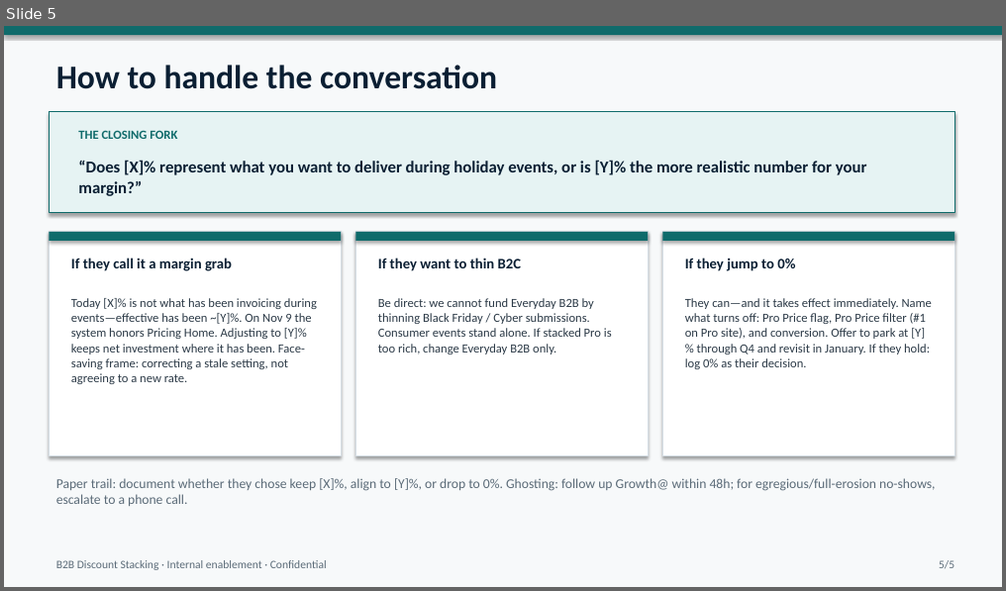
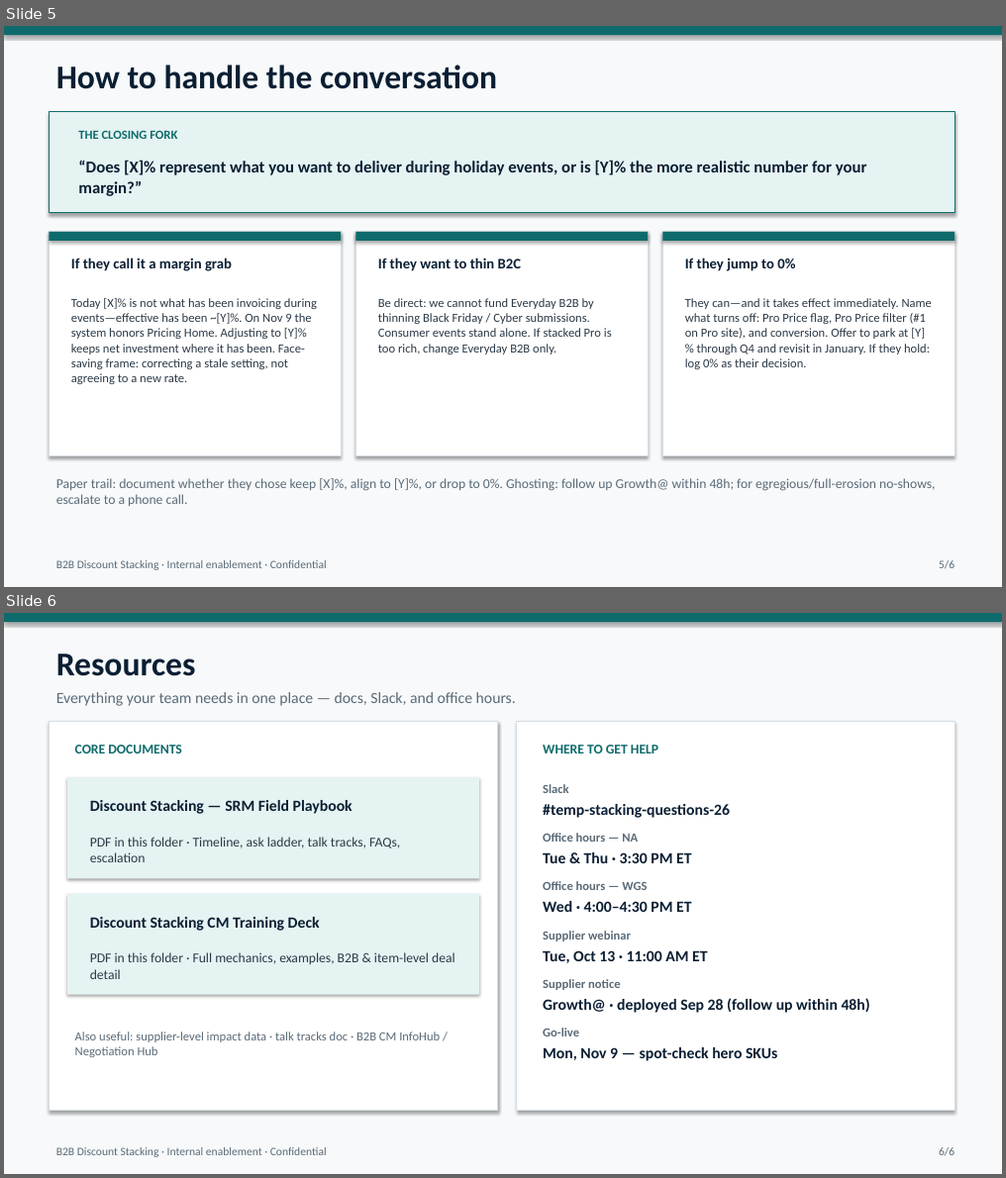
Before and after one commit to bhannigan-cpu/N8N-Workflows, a slide deck: discount-stacking-enablement/B2B_Discount_Stacking_Team_Enablement.pptx. Shown one above the other, each under a label of ours: slide 5 before the commit, slides 5 and 6 after it. The pictures are 1006x591 and 1006x1178 pixels, drawn with LibreOffice and Linux fonts; fonts in the diff are those of the drawing. Boxes give left, top, right and bottom in pixels: in the first picture for what was removed or moved away, otherwise in the second. Text is boxed around its words. In the diff, an @@ line names an element or a change of style, - is before the commit and + after.

```diff
--- a/discount-stacking-enablement/B2B_Discount_Stacking_Team_Enablement.pptx
+++ b/discount-stacking-enablement/B2B_Discount_Stacking_Team_Enablement.pptx
@@ slide 6 added at (x1=4, y1=613, x2=1002, y2=1174), background #FFFFFF @@
@@ rectangle added at (x1=4, y1=613, x2=1002, y2=1174), fill #F7F9FA @@
@@ rectangle added at (x1=4, y1=613, x2=1002, y2=622), fill #0F6B6B @@
@@ text added at (x1=56, y1=654, x2=196, y2=676), 32 pt, text #0B1F33, bold @@
+Resources
@@ text added at (x1=56, y1=692, x2=516, y2=706), 15 pt, text #5B6B78 @@
+Everything your team needs in one place — docs, Slack, and office hours.
@@ rectangle added at (x1=49, y1=722, x2=498, y2=1111), fill #FFFFFF, outline #D5DEE5 1 pt @@
@@ rectangle added at (x1=517, y1=722, x2=954, y2=1111), fill #FFFFFF, outline #D5DEE5 1 pt @@
@@ text added at (x1=75, y1=745, x2=182, y2=754), 13 pt, text #0F6B6B, bold @@
+CORE DOCUMENTS
@@ text added at (x1=543, y1=745, x2=658, y2=754), 13 pt, text #0F6B6B, bold @@
+WHERE TO GET HELP
@@ rectangle added at (x1=67, y1=777, x2=479, y2=878), fill #E6F3F3 @@
@@ text added at (x1=543, y1=784, x2=569, y2=793), 12 pt, text #5B6B78, bold @@
+Slack
@@ text added at (x1=90, y1=800, x2=352, y2=814), 15 pt, text #0B1F33, bold @@
+Discount Stacking — SRM Field Playbook
@@ text added at (x1=543, y1=804, x2=730, y2=818), 15 pt, text #0B1F33, bold @@
+#temp-stacking-questions-26
@@ text added at (x1=90, y1=837, x2=400, y2=862), 13 pt, text #2C3A47 @@
+PDF in this folder · Timeline, ask ladder, talk tracks, FAQs, escalation
@@ text added at (x1=543, y1=833, x2=638, y2=842), 12 pt, text #5B6B78, bold @@
+Office hours — NA
@@ text added at (x1=543, y1=853, x2=691, y2=863), 15 pt, text #0B1F33, bold @@
+Tue & Thu · 3:30 PM ET
@@ rectangle added at (x1=67, y1=894, x2=479, y2=995), fill #E6F3F3 @@
@@ text added at (x1=543, y1=881, x2=647, y2=890), 12 pt, text #5B6B78, bold @@
+Office hours — WGS
@@ text added at (x1=543, y1=901, x2=691, y2=912), 15 pt, text #0B1F33, bold @@
+Wed · 4:00–4:30 PM ET
@@ text added at (x1=90, y1=917, x2=320, y2=931), 15 pt, text #0B1F33, bold @@
+Discount Stacking CM Training Deck
@@ text added at (x1=543, y1=931, x2=631, y2=942), 12 pt, text #5B6B78, bold @@
+Supplier webinar
@@ text added at (x1=90, y1=953, x2=455, y2=979), 13 pt, text #2C3A47 @@
+PDF in this folder · Full mechanics, examples, B2B & item-level deal detail
@@ text added at (x1=543, y1=951, x2=707, y2=963), 15 pt, text #0B1F33, bold @@
+Tue, Oct 13 · 11:00 AM ET
@@ text added at (x1=543, y1=979, x2=620, y2=990), 12 pt, text #5B6B78, bold @@
+Supplier notice
@@ text added at (x1=543, y1=998, x2=870, y2=1013), 15 pt, text #0B1F33, bold @@
+Growth@ · deployed Sep 28 (follow up within 48h)
@@ text added at (x1=543, y1=1028, x2=579, y2=1037), 12 pt, text #5B6B78, bold @@
+Go-live
@@ text added at (x1=75, y1=1032, x2=440, y2=1058), 12 pt, text #5B6B78 @@
+Also useful: supplier-level impact data · talk tracks doc · B2B CM InfoHub / Negotiation Hub
@@ text added at (x1=543, y1=1048, x2=777, y2=1061), 15 pt, text #0B1F33, bold @@
+Mon, Nov 9 — spot-check hero SKUs
@@ text added at (x1=56, y1=1148, x2=327, y2=1157), 11 pt, text #5B6B78 @@
+B2B Discount Stacking · Internal enablement · Confidential
@@ text added at (x1=939, y1=1148, x2=954, y2=1157), 11 pt, text #5B6B78 @@
+6/6
@@ slide 5 changed as well @@
@@ text at (x1=939, y1=561, x2=954, y2=570): text changed @@
-5/5
+5/6
```
Also in this commit, not shown: 4 other slides changed, 3 other files.
